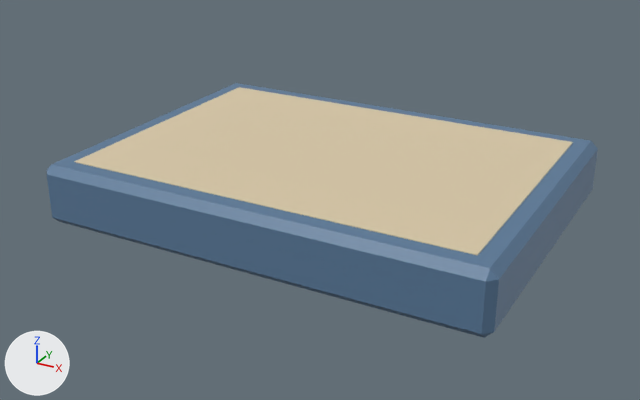
Before and after pictures for a commit that changed the FBX model unity/Assets/Art/props/litter_box.fbx.
The view is the same before and after, from a 50 mm lens placed at (0.516, -0.968, 0.492), pointed at (-0.003, -0.025, 0.02). The lights are fixed; the arrows at lower left show +X, +Y and +Z. The first picture is the older version.

Objects in the first picture: 'litter_box'.
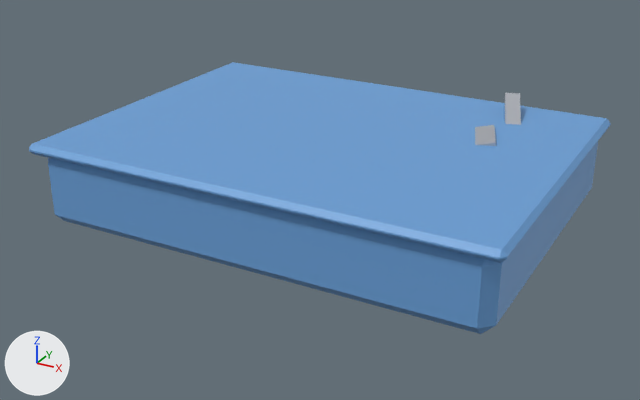
Patch to the scene script:
```diff
--- a/unity/Assets/Art/props/litter_box.fbx.py
+++ b/unity/Assets/Art/props/litter_box.fbx.py
@@ mat_cc8ccd4 @@
+mat_cc8ccd4 = principled_material('cc8ccd4')
+mat_cc8ccd4.base_color = (0.578, 0.604, 0.658)  # light grey #c8ccd4
+mat_cc8ccd4.metallic = 0.6
+mat_cc8ccd4.roughness = 0.3
@@ mat_c6aa0d8 @@
+mat_c6aa0d8 = principled_material('c6aa0d8')
+mat_c6aa0d8.base_color = (0.144, 0.352, 0.687)  # blue #6aa0d8
@@ mat_ce0d0a8 @@
+mat_ce0d0a8 = principled_material('ce0d0a8')
+mat_ce0d0a8.base_color = (0.745, 0.631, 0.392)  # beige #e0d0a8
+mat_ce0d0a8.roughness = 1.0
@@ me_litter_box @@
 # used by ob_litter_box; location = (0.0, 0.0, 0.0)
-me_litter_box.from_pydata(...)  # 32 vertices, 32 faces; spans x -0.3..0.3, y -0.22..0.22, z 0.0..0.081
-me_litter_box.materials.append(mat_c5a7a9a)  # blue #5a7a9a
-me_litter_box.materials.append(mat_cd8c8a8)  # beige #d8c8a8
+me_litter_box.from_pydata(...)  # 72 vertices, 70 faces; spans x -0.31..0.31, y -0.23..0.23, z 0.0..0.134
+# me_litter_box part 1: the loose piece of 8 vertices spanning x -0.27..0.27, y -0.19..0.19, z 0.076..0.081 is moved by (0.0, 0.0, 0.008), in mat_ce0d0a8 (beige #e0d0a8)
+# me_litter_box part 2: the loose piece of 24 vertices spanning x -0.3..0.3, y -0.22..0.22, z 0.0..0.08 is rebuilt with 24 vertices and now spans x -0.3..0.3, y -0.22..0.22, z 0.0..0.1, in mat_c6aa0d8 (blue #6aa0d8)
+# me_litter_box part 3: a new loose piece of 24 vertices spanning x -0.31..0.31, y -0.23..0.23, z 0.096..0.11, in mat_c6aa0d8 (blue #6aa0d8)
+# me_litter_box part 4
+# 16 vertices are added at x 0.072..0.232, y 0.007..0.207, z 0.076..0.134
+# 12 new faces join them, mat_cc8ccd4 (light grey #c8ccd4)
+me_litter_box.materials.append(mat_c6aa0d8)  # blue #6aa0d8
+me_litter_box.materials.append(mat_ce0d0a8)  # beige #e0d0a8
+me_litter_box.materials.append(mat_cc8ccd4)  # light grey #c8ccd4
```

What differs and where, as boxes [x1, y1, x2, y2] in the pictures (640 x 400 px; the box of a moved part takes in the faces that stretch with it):
'litter_box', reshaped, recoloured (lighter, 7% taller)
    before: [46, 83, 598, 338]
    after: [29, 62, 611, 334]
part 1 of me_litter_box, moved or reshaped (not visible afterwards)
    before: [74, 87, 573, 256]
part 2 of me_litter_box, rebuilt
    before: [46, 83, 598, 338]
    after: [48, 142, 598, 334]
part 3 of me_litter_box, added (blue)
    after: [29, 62, 611, 263]
part 4 of me_litter_box, added
    after: [475, 93, 521, 146]
